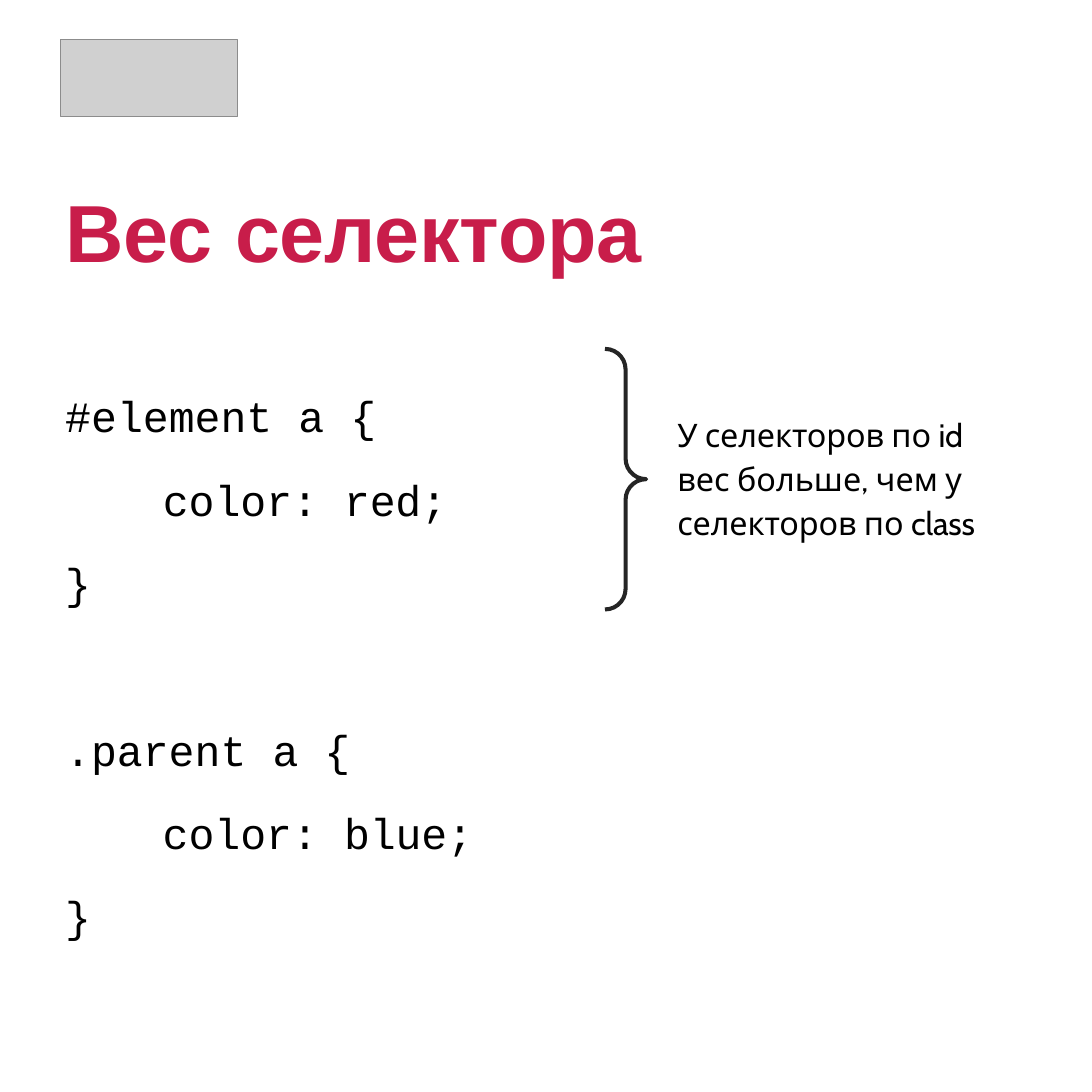
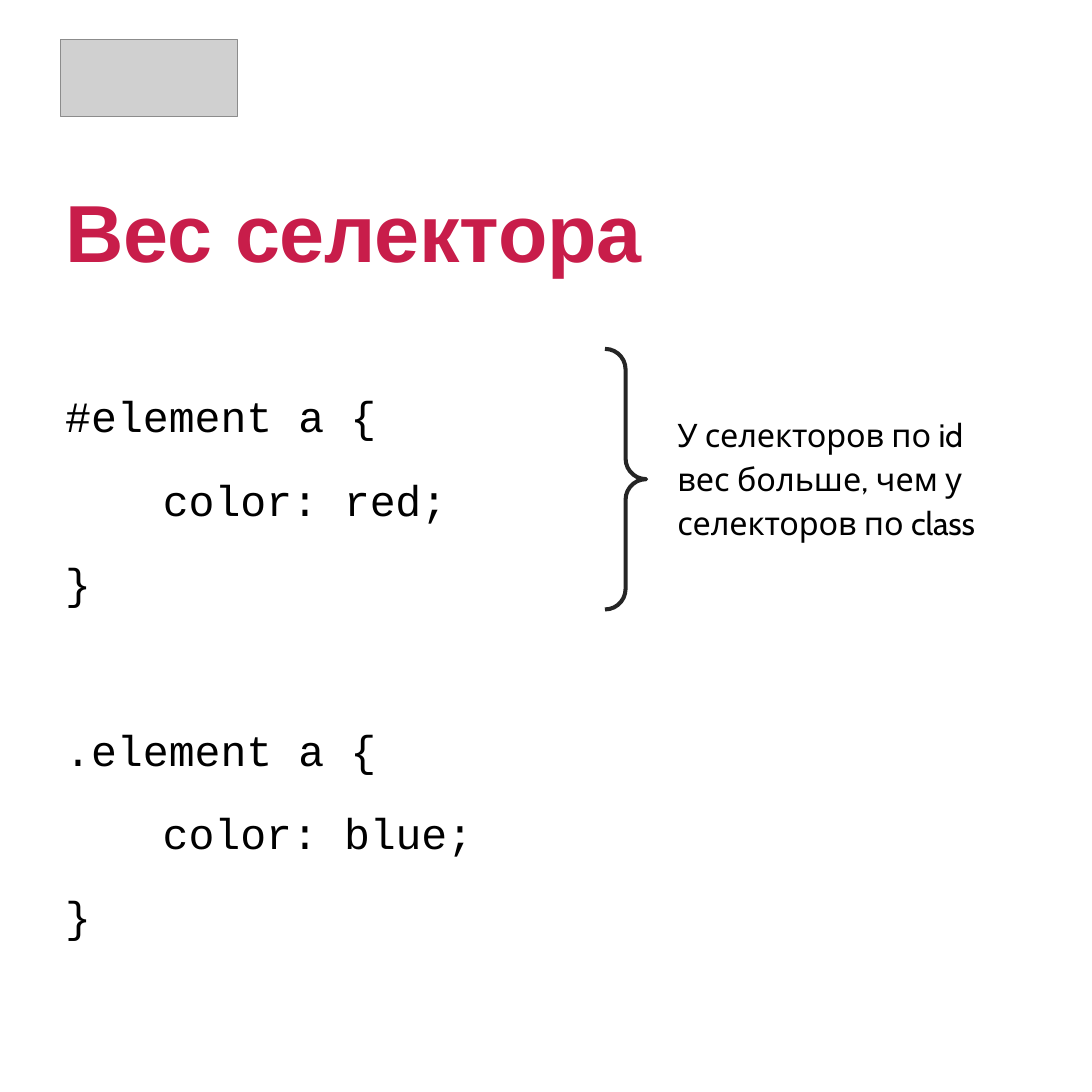
Before and after one commit to zhivs/web_developer, a slide deck: slide 18 of Lection 3 - CSS/CSS - 1 часть.pptx. Drawn at 1092x1092 pixels with LibreOffice and Linux fonts; fonts in the diff are those of the drawing; grey boxes stand for pictures. Boxes give left, top, right and bottom in pixels: in the first picture for what was removed or moved away, otherwise in the second. Text is boxed around its words. In the diff, an @@ line names an element or a change of style, - is before the commit and + after.

```diff
--- a/Lection 3 - CSS/CSS - 1 часть.pptx
+++ b/Lection 3 - CSS/CSS - 1 часть.pptx
@@ text at <box>65,734,324,767</box>: text changed @@
-.parent a {
+.element a {
```
Also in this commit, not shown: 1 other slide changed, 1 slide removed, 1 other file.
